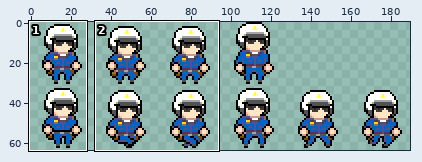
Edited in one commit: sprite sheet (Assets/Sprites/Player/charater/charater_GHOST.png). Above, an overview of the earlier version with the close-up marked.
Close-up. First the earlier version:
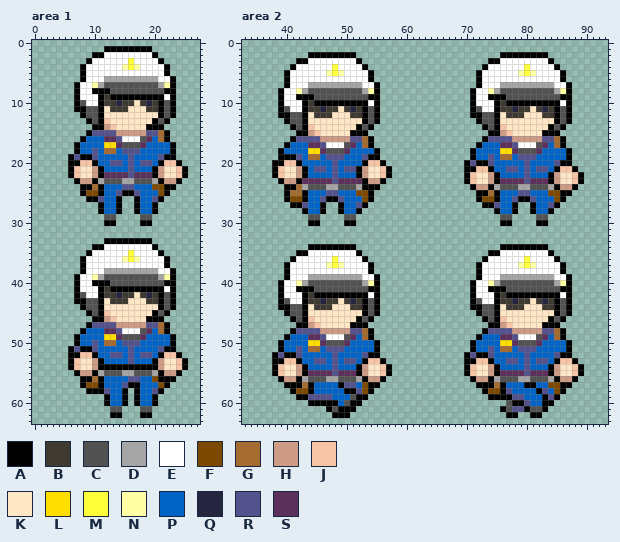
The file is 192x64 pixels. Shown: area 1: x 0..27, y 0..63; area 2: x 33..93, y 0..63. The wide view leaves out empty margins. The commit also changed other parts of the picture, which this record leaves out.
Palette (. is transparent): A #000000  B #3f3a31  C #525252  D #a5a5a5  E #ffffff  F #7d4900  G #a56b31  H #ce9c85  J #f7c4a5  K #ffe7c5  L #ffde00  M #ffff3a  N #ffffa5  P #0163c6  Q #25253f  R #53528c  S #5b315b
Once edited:
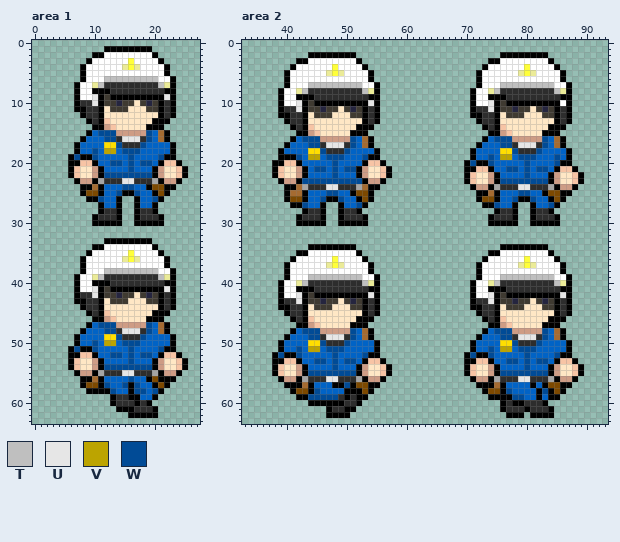
Colours new in this view: T #bfbfbf  U #e6e6e6  V #bca400  W #014b96
Changes in this commit:
colour C: #525252 -> #2d2d2d
colour N: #ffffa5 -> #ebeb98
Changed rows in their new state; - is a pixel that keeps its letter.
Area 1:
first column x 7:
 6 -----TTTTTTTTT--
 7 ----T---------T-
 9 ---U-----------U
10 --CU------------
13 --------------A-
15 ---PWWW-----WP--
16 -----WWCUUU-W---
17 -------W---W----
18 ---W-VV-WWW-----
19 W--W-----W----W-
20 ------WW-W-WW---
21 ---------W------
22 -----WWWWWWWW---
23 --------UU------
24 --------WW--A---
25 -------W--W--A--
26 ----W--------W--
28 -----CC----CC---
29 ---AC--A--A--CA-
30 ---AA--A--A--AA-
first column x 7:
38 -----TTTTTTTTT--
39 ----T---------T-
41 ---U-----------U
42 --CU------------
45 --------------A-
47 ---PWWW-----WP--
48 -----WWCUUU-W---
49 -------W---W----
50 ---W-VV-WWW-----
51 W--W-----W----W-
52 ------WW-W-WW---
53 ---------W------
54 -----WWWWWWWW---
55 --------UU------
56 ---------WP-A---
57 -----W--W-W--A--
58 -----AW-PAWW-W--
59 -----.ACCA------
60 -----.ACCC-CA.--
61 ------.AAAC--A--
62 ------..-AA--A--
Area 2:
first column x 41:
 7 ---TTTTTTTTT-----------------------TTTTTTTTT-
 8 --T---------T---------------------T---------T
10 -U-----------U-------------------U-----------
11 CU------------------------------CU-----------
14 ------------A-------------------------------A
16 -PWWW-----WP---------------------PWWW-----WP-
17 ---WWCUUU-W------------------------WWCUUU-W--
18 -----W---W---------------------------W---W---
19 -W-VV-WWW---W--------------------W-VV-WWW---W
20 -------W----------------------W--W-----W----W
21 ----WW-W-WW-------------------------WW-W-WW--
22 -------W-------------------------------W-----
23 --WWWWWWWWWW-----------------------WWWWWWWW--
24 ------UU----G-------------------------UU-----
25 ------WW--A---------------------------WW--A--
26 -----W--W--A-------------------------W--W--A-
27 --W--------W----------------------W--------W-
28 ---CC----CC------------------------CC----CC--
29 -AC--A--A--CA--------------------AC--A--A--CA
30 -AA--A--A--AA--------------------AA--A--A--AA
first column x 39:
39 -----TTTTTTTTT-----------------------TTTTTTTTT--
40 ----T---------T---------------------T---------T-
42 ---U-----------U-------------------U-----------U
43 --CU------------------------------CU------------
46 --------------A-------------------------------A-
48 ---PWWW-----WP---------------------PWWW-----WP--
49 -----WWCUUU-W------------------------WWCUUU-W---
50 -------W---W---------------------------W---W----
51 ---W-VV-WWW------------------------W-VV-WWW-----
52 W--W-----W----W-----------------W--W-----W----W-
53 ------WW-W-WW-------------------------WW-W-WW---
54 ---------W-------------------------------W------
55 -----WWWWWWWW------------------------WWWWWWWW---
56 --------UU------------------------------UU------
57 ---------A-WAF---------------------------P--A---
58 ------W------A------------------------W-----WA--
59 -----WWWWWCA---------------------------WW--APA--
60 ----------A-C------------------------A---CCC-.--
61 ----------C----------------------------CC---CA--
62 --------A-------------------------------A---AA--
Boxes around the changes in both close-ups, in picture pixels (x1, y1, x2, y2):
changed: (74, 64, 170, 226)
changed: (74, 256, 170, 418)
changed: (284, 70, 374, 226)
changed: (470, 70, 566, 226)
changed: (278, 262, 374, 418)
changed: (470, 262, 566, 418)
